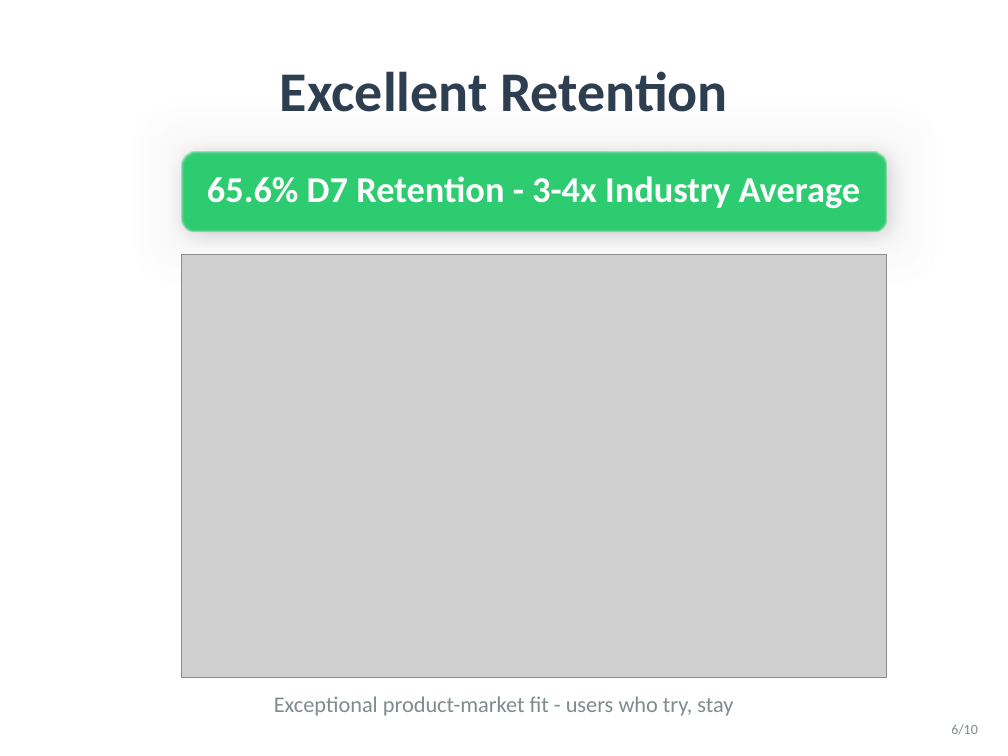
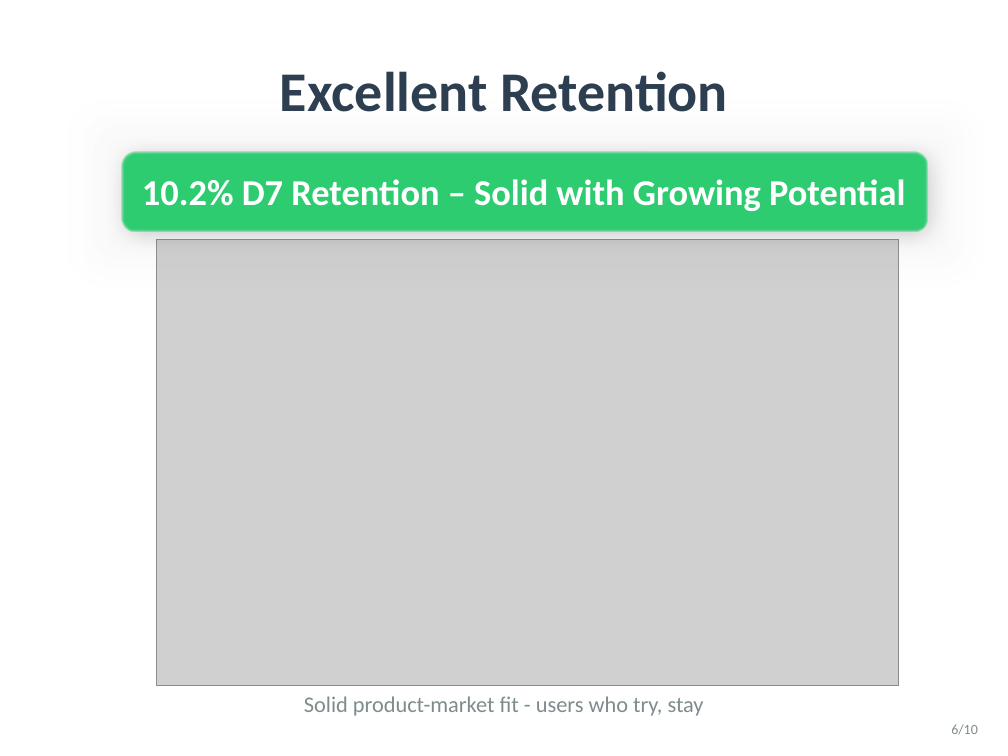
Before and after one commit to yiwei79/GameData_Analysis_Projects, a slide deck: slide 6 of Delivery 1 KPIs/Deliverables/To Deliver/Game_Analytics_Presentation.pptx. Drawn at 1008x756 pixels with LibreOffice and Linux fonts; fonts in the diff are those of the drawing; grey boxes stand for pictures. Boxes give left, top, right and bottom in pixels: in the first picture for what was removed or moved away, otherwise in the second. Text is boxed around its words. In the diff, an @@ line names an element or a change of style, - is before the commit and + after.

Commit message:
player retention curve fix

```diff
--- a/Delivery 1 KPIs/Deliverables/To Deliver/Game_Analytics_Presentation.pptx
+++ b/Delivery 1 KPIs/Deliverables/To Deliver/Game_Analytics_Presentation.pptx
@@ rounded rectangle: place and size @@
-rounded rectangle at [181, 151, 887, 232]
+rounded rectangle at [121, 151, 927, 232]
@@ text at [142, 179, 905, 211]: text changed @@
-65.6% D7 Retention - 3-4x Industry Average
+10.2% D7 Retention – Solid with Growing Potential
@@ picture: place and size @@
-picture at [181, 255, 887, 678]
+picture at [156, 240, 899, 685]
@@ text at [304, 696, 704, 716]: text changed @@
-Exceptional product-market fit - users who try, stay
+Solid product-market fit - users who try, stay
```
Also in this commit, not shown: 5 other files.
